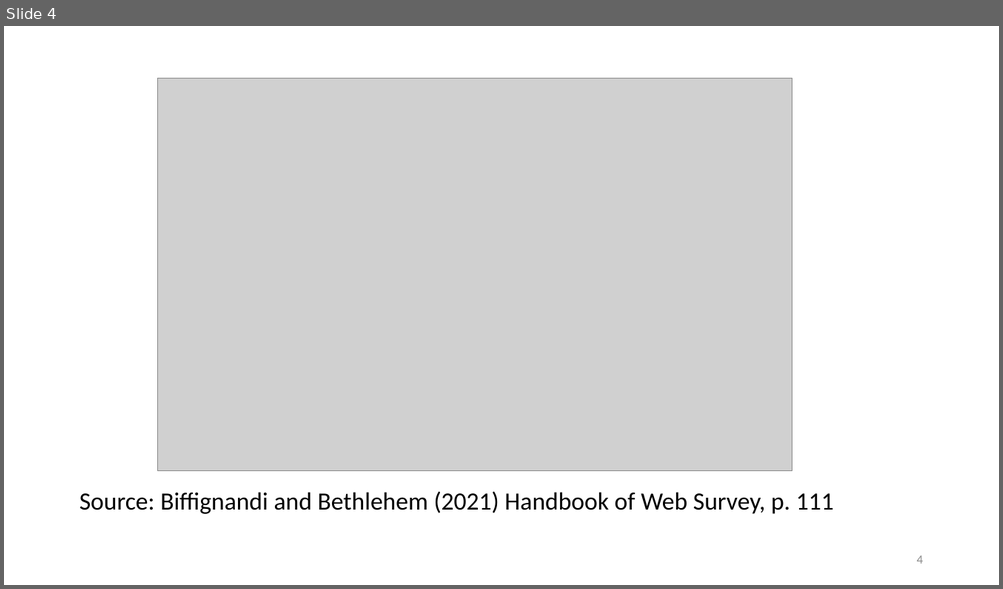
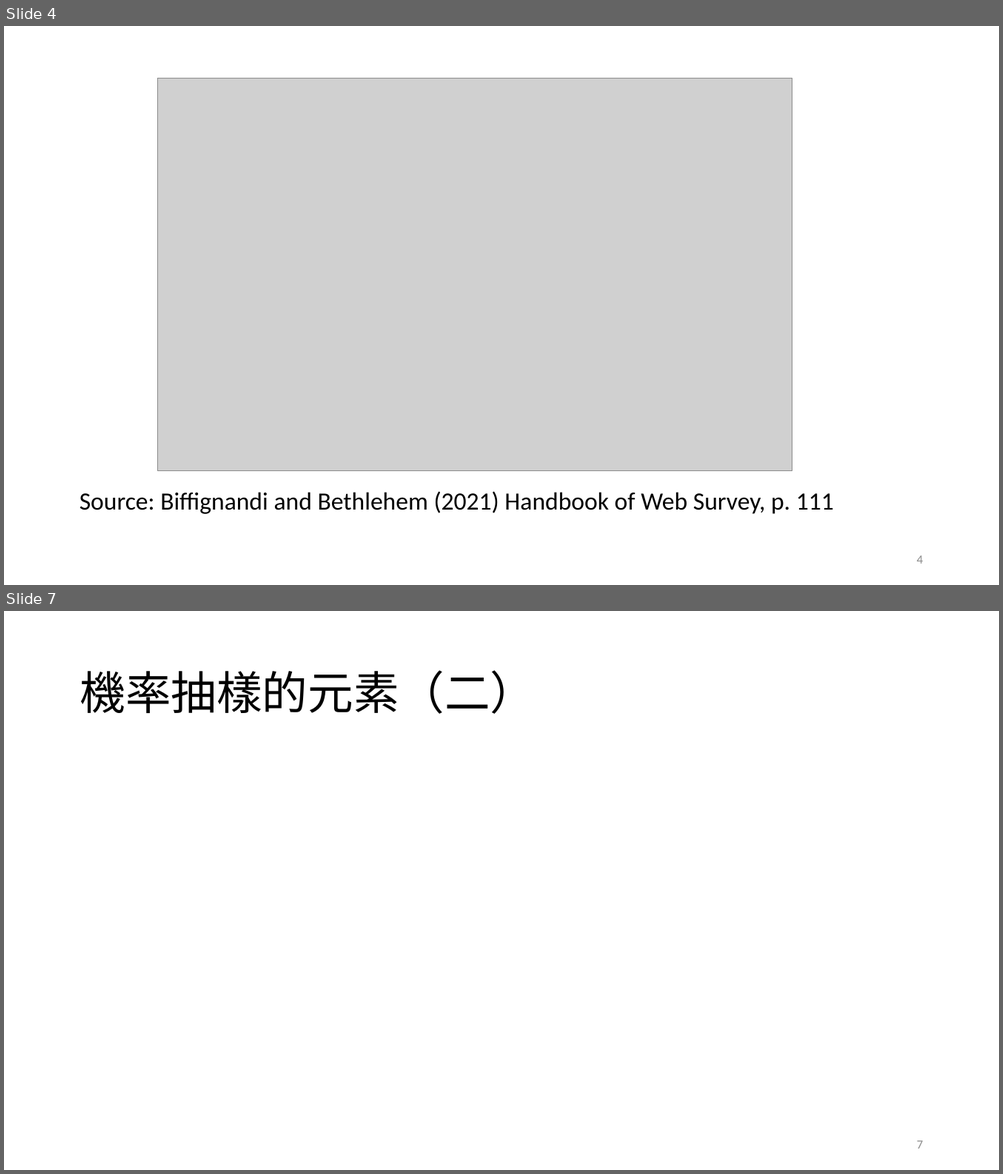
Before and after one commit to TsaiChiahung/PublicOpinion2026, a slide deck: 投影片/民意與調查Week5.pptx. Shown one above the other, each under a label of ours: slide 4 before the commit, slides 4 and 7 after it; the slides between them are not shown. The pictures are 1003x589 and 1003x1174 pixels, drawn with LibreOffice and Linux fonts; fonts in the diff are those of the drawing; grey boxes stand for pictures. Boxes give left, top, right and bottom in pixels: in the first picture for what was removed or moved away, otherwise in the second. Text is boxed around its words. In the diff, an @@ line names an element or a change of style, - is before the commit and + after.

```diff
--- a/投影片/民意與調查Week5.pptx
+++ b/投影片/民意與調查Week5.pptx
@@ slide 7 added at bbox=[4, 611, 999, 1170], background #FFFFFF @@
@@ title added at bbox=[79, 670, 535, 714], 44 pt, text #000000 @@
+機率抽樣的元素（二）
@@ page number added at bbox=[916, 1141, 922, 1149], 12 pt, text #8C8C8C @@
+7
```
Also in this commit, not shown: 2 slides changed, 5 other slides added.
